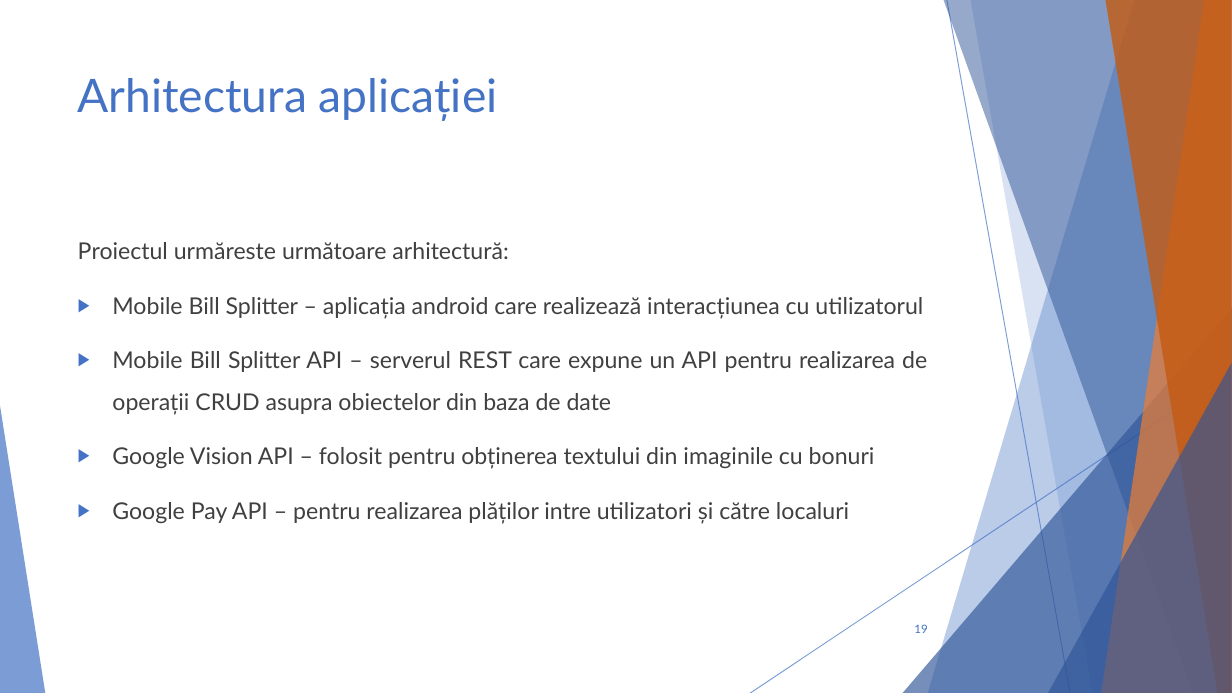
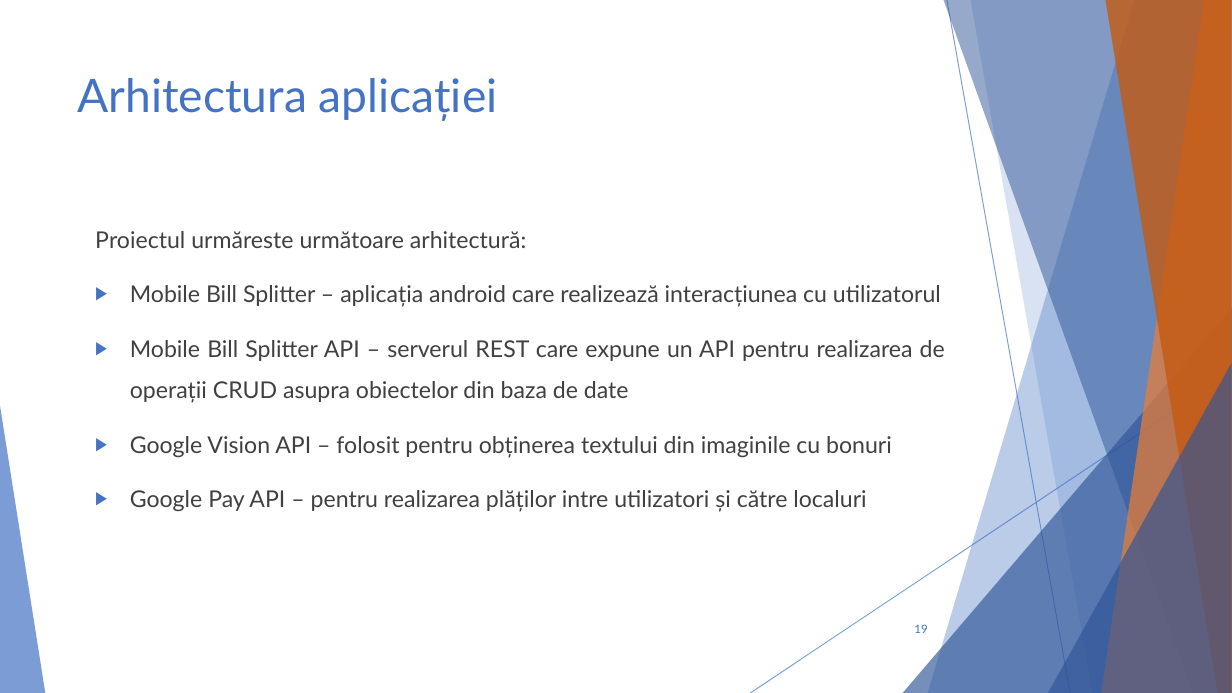
Before and after one commit to cristi-cosulianu/Licenta, a slide deck: slide 19 of Prezentare licenta.pptx. Drawn at 1232x693 pixels with LibreOffice and Linux fonts; fonts in the diff are those of the drawing. Boxes give left, top, right and bottom in pixels: in the first picture for what was removed or moved away, otherwise in the second. Text is boxed around its words. In the diff, an @@ line names an element or a change of style, - is before the commit and + after.

```diff
--- a/Prezentare licenta.pptx
+++ b/Prezentare licenta.pptx
@@ text "Proiectul urmăreste următoare arhitectură:": place and size @@
-text "Proiectul urmăreste următoare arhitectură:" at (78,242,927,524)
+text "Proiectul urmăreste următoare arhitectură:" at (95,231,945,512)
```
Also in this commit, not shown: 1 other slide changed, 1 slide added, 6 other files.
